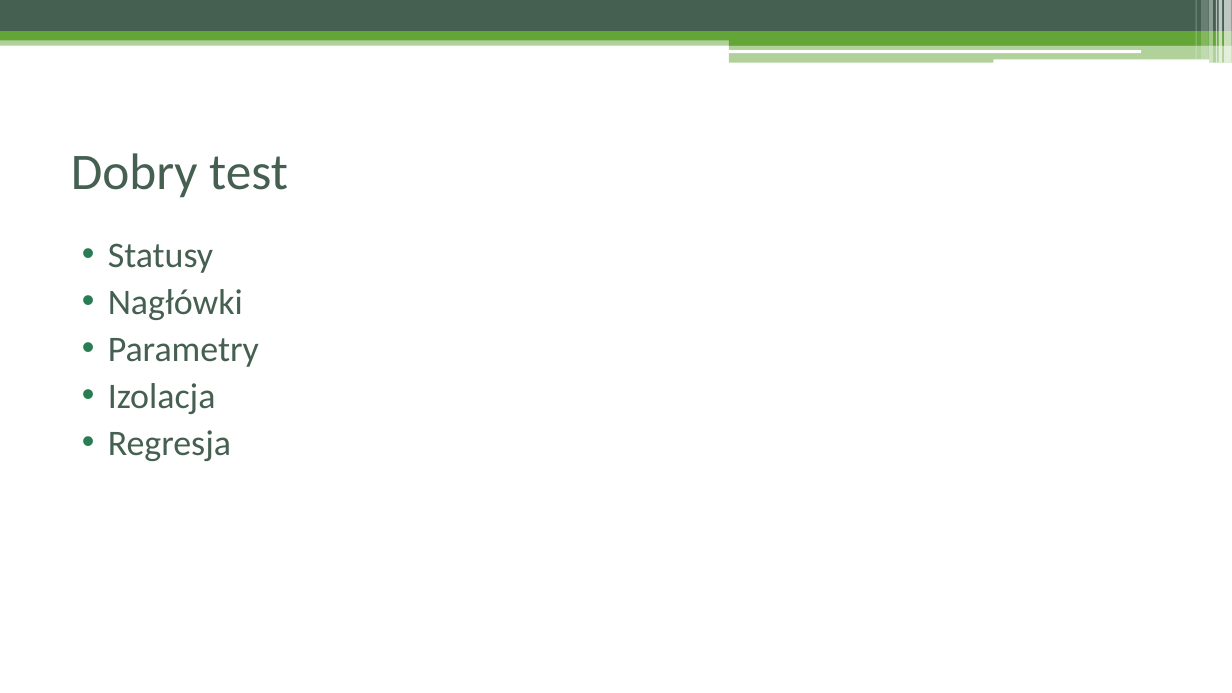
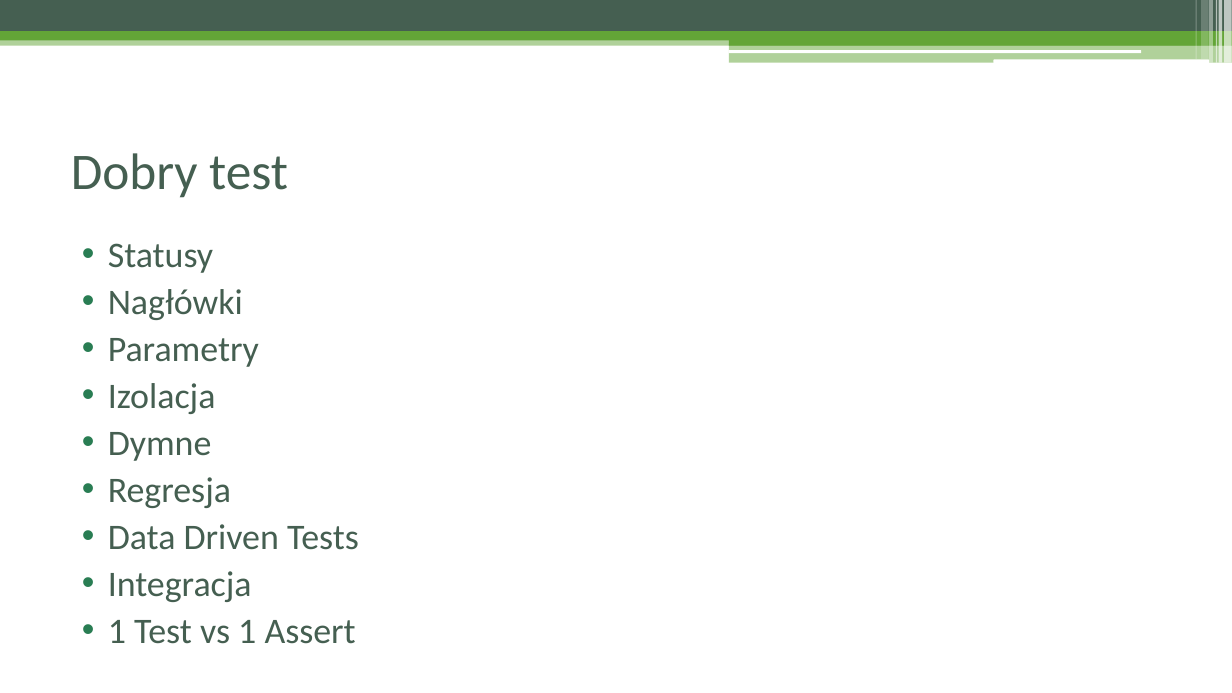
Before and after one commit to czyzyk29/SoapUI_Workshop, a slide deck: slide 70 of Warsztat_soapUI.pptx (slide 64 before the commit). Drawn at 1232x693 pixels with LibreOffice and Linux fonts; fonts in the diff are those of the drawing. Boxes give left, top, right and bottom in pixels: in the first picture for what was removed or moved away, otherwise in the second. Text is boxed around its words. In the diff, an @@ line names an element or a change of style, - is before the commit and + after.

```diff
--- a/Warsztat_soapUI.pptx
+++ b/Warsztat_soapUI.pptx
@@ text at bbox=[108, 432, 212, 461]: paragraph added @@
+• Dymne
@@ text at bbox=[108, 524, 359, 644]: paragraphs added @@
+• Data Driven Tests
+• Integracja
+• 1 Test vs 1 Assert
```
Also in this commit, not shown: 12 other slides changed, 8 slides added, 4 other files.
